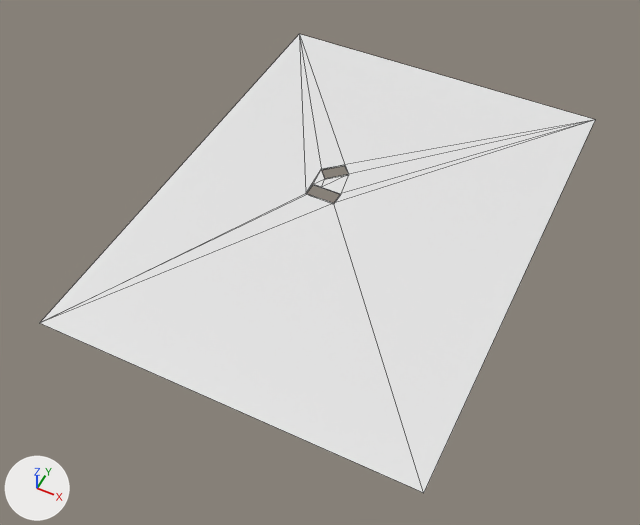
The Blender file src/assets/models/court.blend as it was, and as the next commit left it.
The view is the same before and after, from a 50 mm lens placed at (111.5, -221.6, 173.6), pointed at (39.3, -77.2, -6.9). Arrows for +X, +Y and +Z are at lower left; the lights stay in place. Mesh edges are drawn as thin lines.

In view in the first picture: 'floor'.
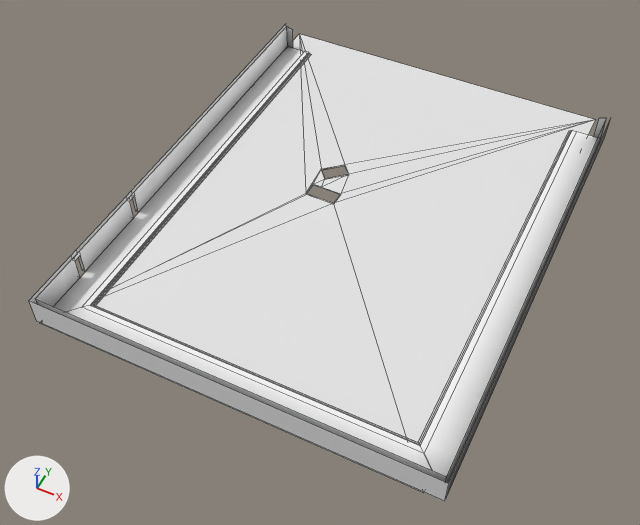
Commit message: court walls

What the commit changed:
Picture 'Untitled' (img_untitled) is new.
Material 'Material' (mat_material) is new.
Its texture is img_untitled.
Mesh me_plane is new.
It has 76 vertices, 43 faces and spans x -11.6..96.0, y -131.8..-0.4, z -0.1..8.4.
It uses material mat_material (picture img_untitled).
Object 'Plane' (ob_plane) is new; it shows me_plane.
Its location is (0.0, 0.0, 0.0).

Boxes (x1, y1, x2, y2) around the edits, measured in the pictures (640 x 525 px):
'Plane', added
    after: (29, 24, 611, 501)
